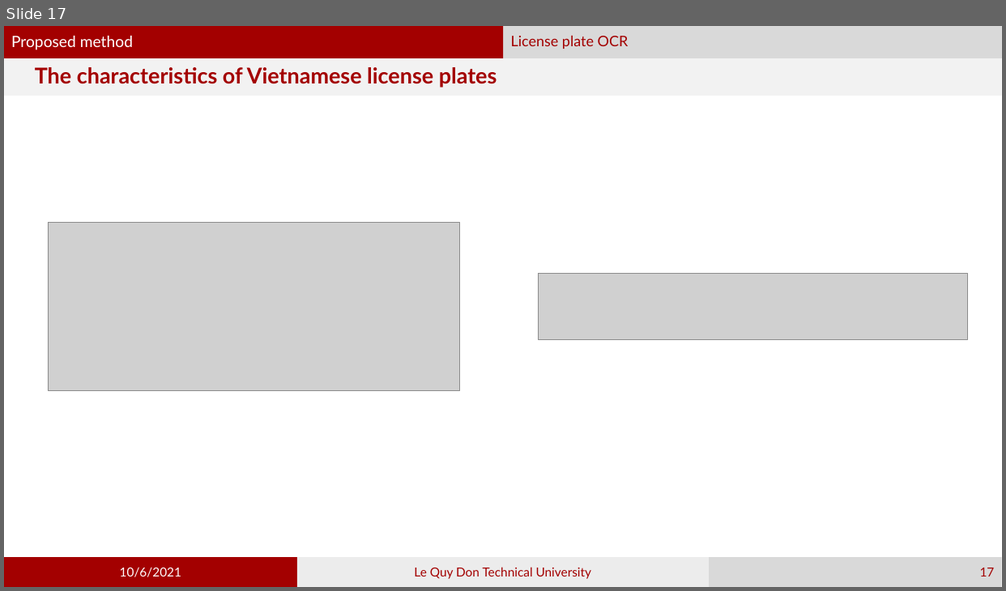
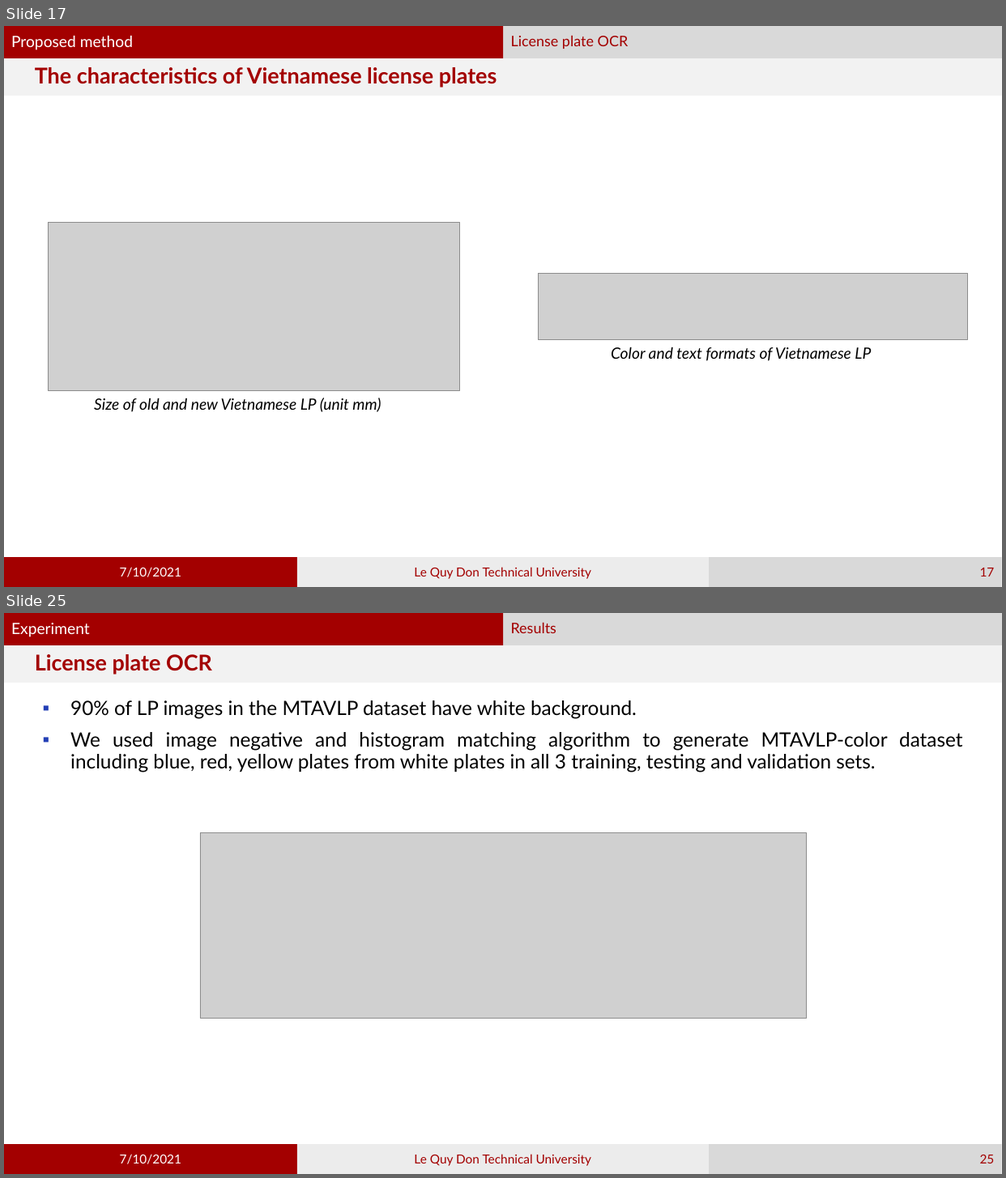
Before and after one commit to phamvandan/graduated-thesis-2021, a slide deck: my_template.pptx. Shown one above the other, each under a label of ours: slide 17 before the commit, slides 17 and 25 after it; the slides between them are not shown. The pictures are 1006x591 and 1006x1178 pixels, drawn with LibreOffice and Linux fonts; fonts in the diff are those of the drawing; grey boxes stand for pictures. Boxes give left, top, right and bottom in pixels: in the first picture for what was removed or moved away, otherwise in the second. Text is boxed around its words. In the diff, an @@ line names an element or a change of style, - is before the commit and + after.

```diff
--- a/my_template.pptx
+++ b/my_template.pptx
@@ slide 25 added at (4,613,1002,1174), background #FFFFFF; not listed: 2 template elements that a slide beside it also shows @@
@@ text added at (4,613,503,645), fill #A30000, 15 pt, text #FFFFFF @@
+Experiment
@@ text added at (503,613,1002,645), fill #D9D9D9, 14 pt, text #A30000 @@
+Results
@@ title added at (4,645,1002,683), fill #F2F2F2, 21 pt, text #A30000, bold @@
+License plate OCR
@@ text added at (70,700,962,773), 19 pt, text #000000 @@
+▪ 90% of LP images in the MTAVLP dataset have white background.
+▪ We used image negative and histogram matching algorithm to generate MTAVLP-color dataset including blue, red, yellow plates from white plates in all 3 training, testing and validation sets.
@@ picture added at (200,833,808,1019) @@
@@ rectangle added at (4,1144,297,1174), fill #A30000, 12 pt, text #FFFFFF @@
+7/10/2021
@@ rectangle added at (297,1144,710,1174), fill #ECECEC, 12 pt, text #A30000 @@
+Le Quy Don Technical University
@@ page number added at (710,1144,1002,1174), fill #D9D9D9, 12 pt, text #A30000 @@
+25
@@ slide 17 changed as well @@
@@ text added at (611,347,871,361), 15 pt, text #000000, italic @@
+Color and text formats of Vietnamese LP
@@ text added at (94,398,381,412), 15 pt, text #000000, italic @@
+Size of old and new Vietnamese LP (unit mm)
@@ text in rectangle at (120,567,181,578): text changed @@
-10/6/2021
+7/10/2021
```
Also in this commit, not shown: 17 other slides changed, 9 other slides added, 4 other files.
